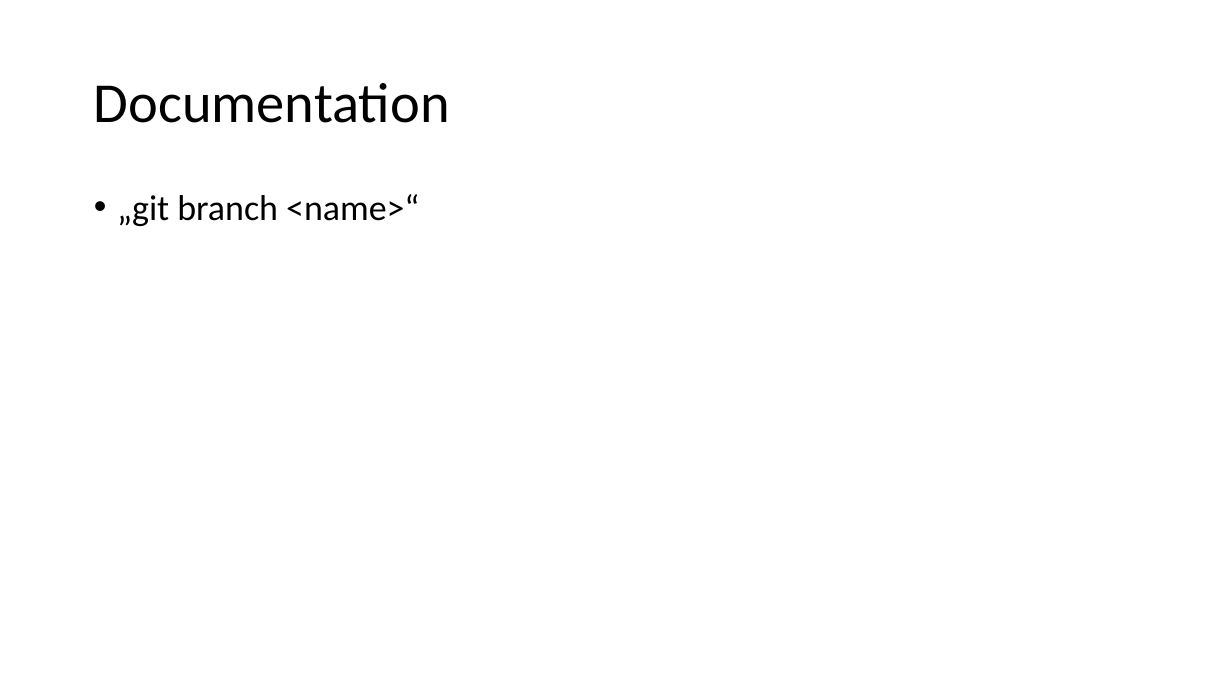
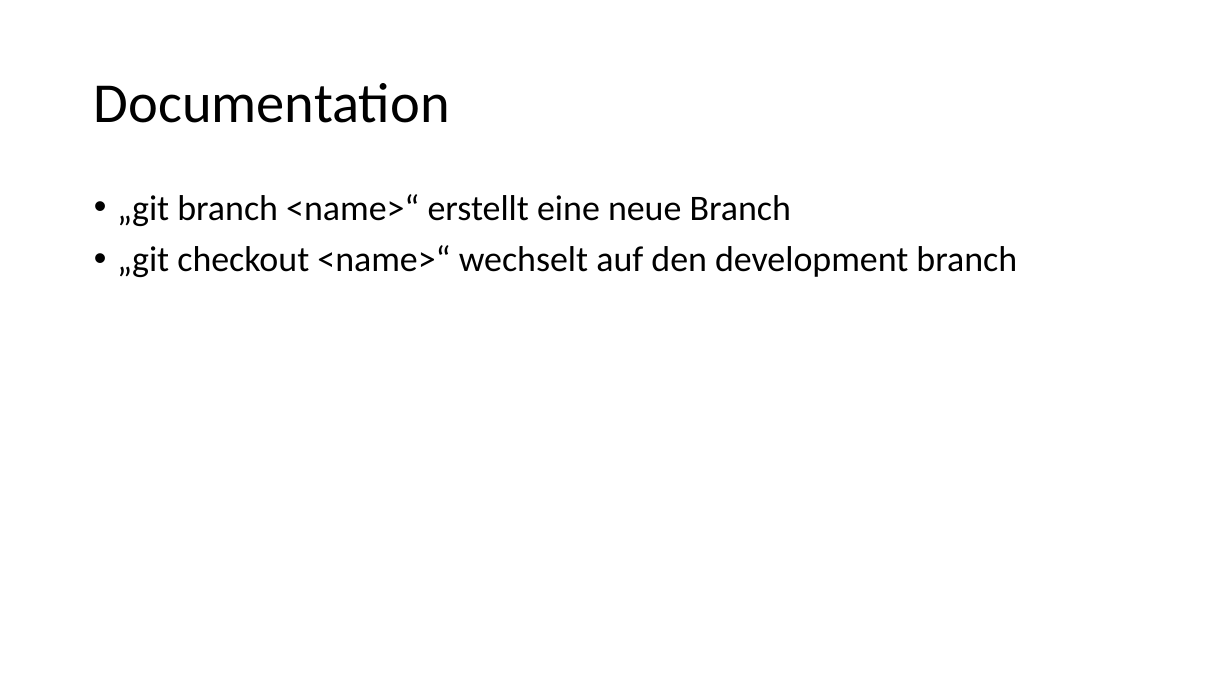
Before and after one commit to if23b066/FHTW, a slide deck: slide 3 of 2. Semester/Konfigurationsmanagement/exercise2/exercise2 config.pptx. Drawn at 1232x693 pixels with LibreOffice and Linux fonts; fonts in the diff are those of the drawing. Boxes give left, top, right and bottom in pixels: in the first picture for what was removed or moved away, otherwise in the second. Text is boxed around its words. In the diff, an @@ line names an element or a change of style, - is before the commit and + after.

```diff
--- a/2. Semester/Konfigurationsmanagement/exercise2/exercise2 config.pptx
+++ b/2. Semester/Konfigurationsmanagement/exercise2/exercise2 config.pptx
@@ text at (x1=117, y1=194, x2=1017, y2=277): text changed @@
-• „git branch <name>“
+• „git branch <name>“ erstellt eine neue Branch
+• „git checkout <name>“ wechselt auf den development branch
```
Also in this commit, not shown: 11 slides added.
